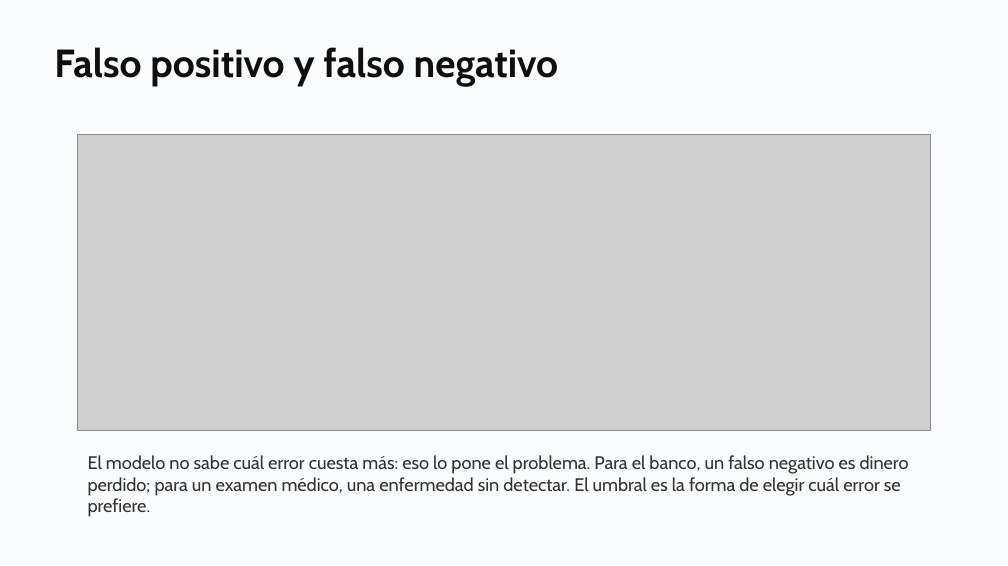
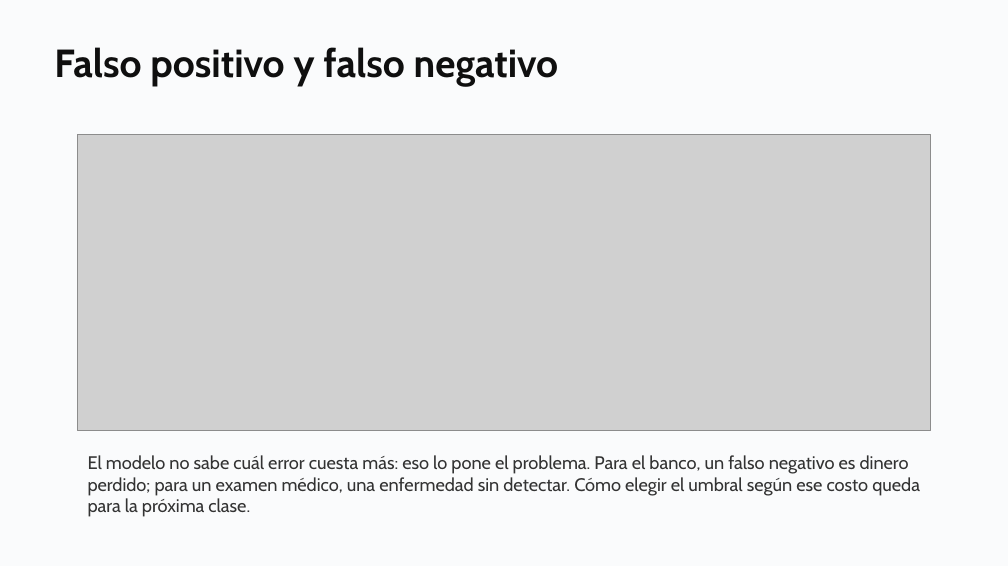
Before and after one commit to daniopitz/diplomado-cdd, a slide deck: slide 28 of presentaciones/clase06_regresion_logistica.pptx. Drawn at 1008x566 pixels with LibreOffice and Linux fonts; fonts in the diff are those of the drawing; grey boxes stand for pictures. Boxes give left, top, right and bottom in pixels: in the first picture for what was removed or moved away, otherwise in the second. Text is boxed around its words. In the diff, an @@ line names an element or a change of style, - is before the commit and + after.

```diff
--- a/presentaciones/clase06_regresion_logistica.pptx
+++ b/presentaciones/clase06_regresion_logistica.pptx
@@ text at box(88, 455, 920, 517): text changed @@
-El modelo no sabe cuál error cuesta más: eso lo pone el problema. Para el banco, un falso negativo es dinero perdido; para un examen médico, una enfermedad sin detectar. El umbral es la forma de elegir cuál error se prefiere.
+El modelo no sabe cuál error cuesta más: eso lo pone el problema. Para el banco, un falso negativo es dinero perdido; para un examen médico, una enfermedad sin detectar. Cómo elegir el umbral según ese costo queda para la próxima clase.
```
Also in this commit, not shown: 6 other slides changed, 3 slides removed, 6 other files.
